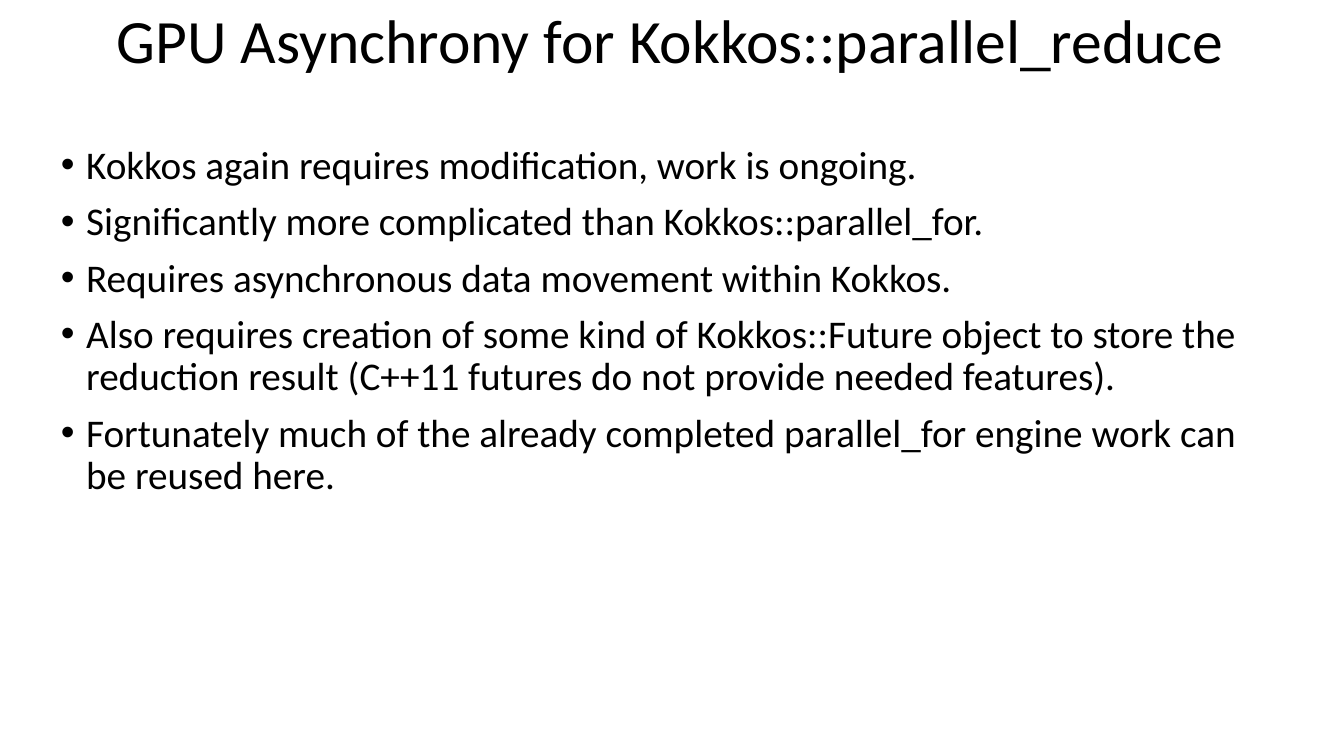
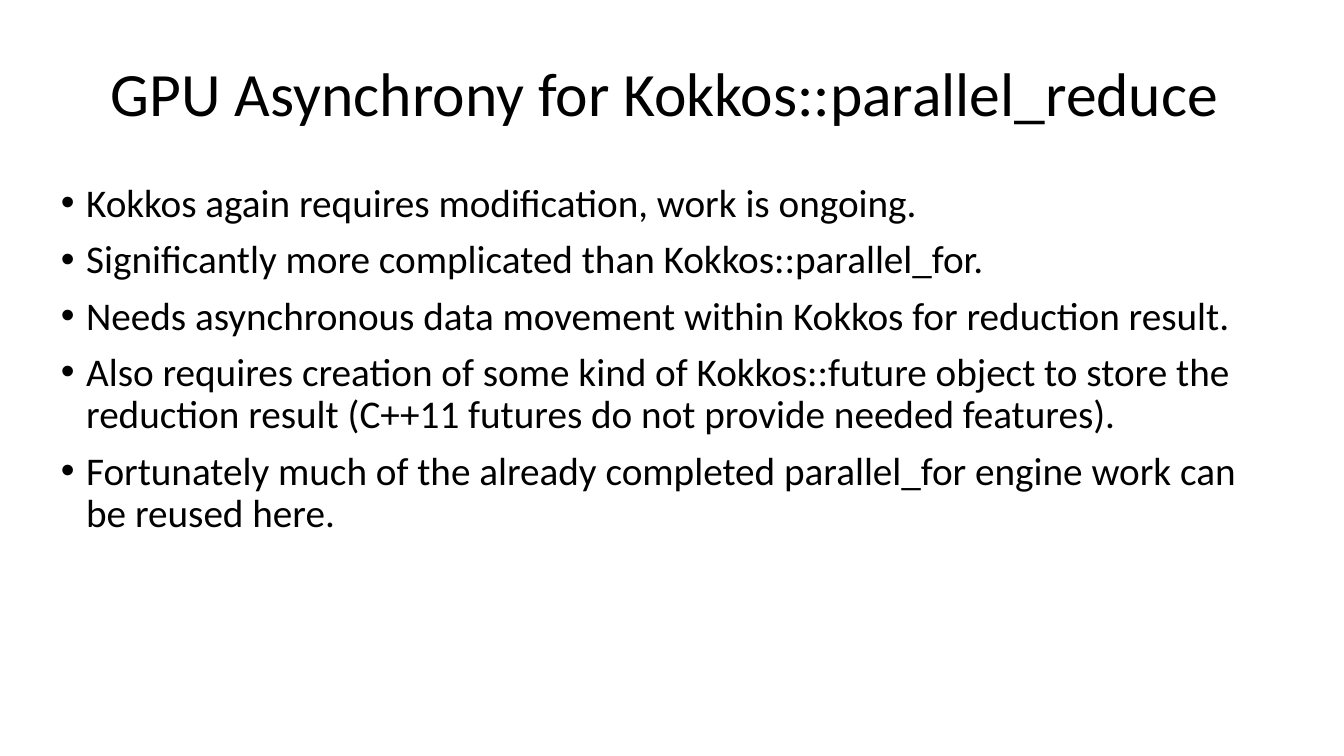
Before and after one commit to bradleypeterson/proposal, a slide deck: slide 7 of slides/tst_november2017_update.pptx (slide 6 before the commit). Drawn at 1344x756 pixels with LibreOffice and Linux fonts; fonts in the diff are those of the drawing. Boxes give left, top, right and bottom in pixels: in the first picture for what was removed or moved away, otherwise in the second. Text is boxed around its words. In the diff, an @@ line names an element or a change of style, - is before the commit and + after.

```diff
--- a/slides/tst_november2017_update.pptx
+++ b/slides/tst_november2017_update.pptx
@@ title "GPU Asynchrony for Kokkos::parallel_reduce": place and size @@
-title "GPU Asynchrony for Kokkos::parallel_reduce" at <box>117,20,1223,73</box>
+title "GPU Asynchrony for Kokkos::parallel_reduce" at <box>111,73,1217,126</box>
@@ text "Kokkos again requires modification, work ...": place and size @@
-text "Kokkos again requires modification, work ..." at <box>86,151,1236,490</box>
+text "Kokkos again requires modification, work ..." at <box>86,189,1236,528</box>
@@ text at <box>86,302,1229,435</box>: text changed @@
-• Requires asynchronous data movement within Kokkos.
-• Also requires creation of some kind of Kokkos::Future object to store the reduction result (C++11 futures do not provide needed features).
+• Needs asynchronous data movement within Kokkos for reduction result.
+• Also requires creation of some kind of Kokkos::future object to store the reduction result (C++11 futures do not provide needed features).
```
Also in this commit, not shown: 4 other slides changed, 1 slide added, 11 other files.
